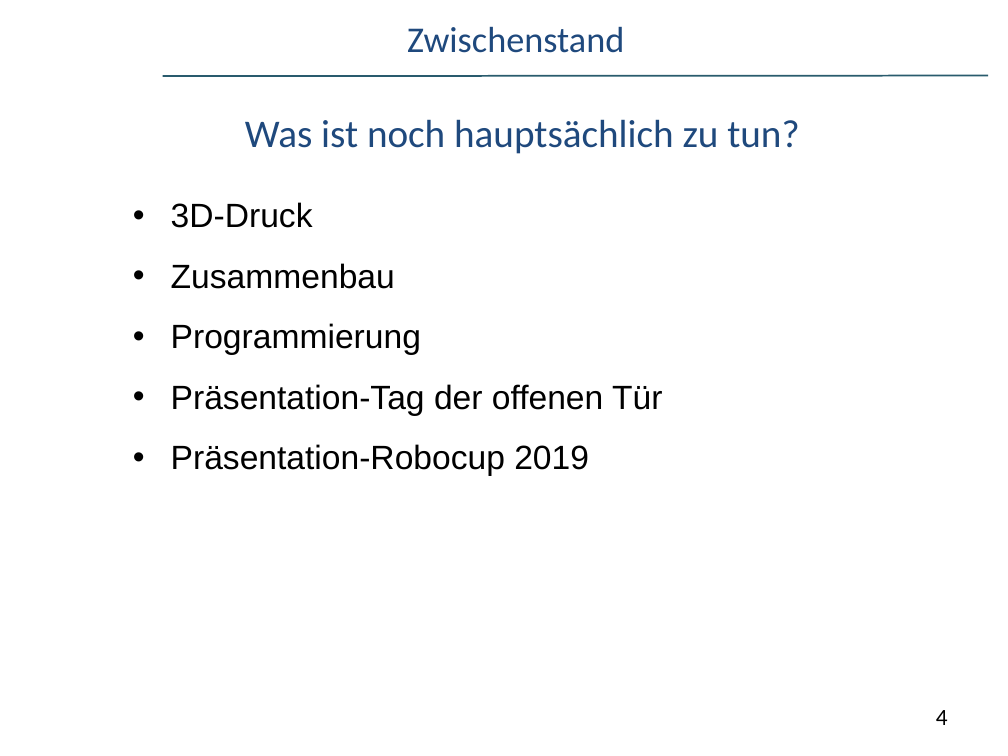
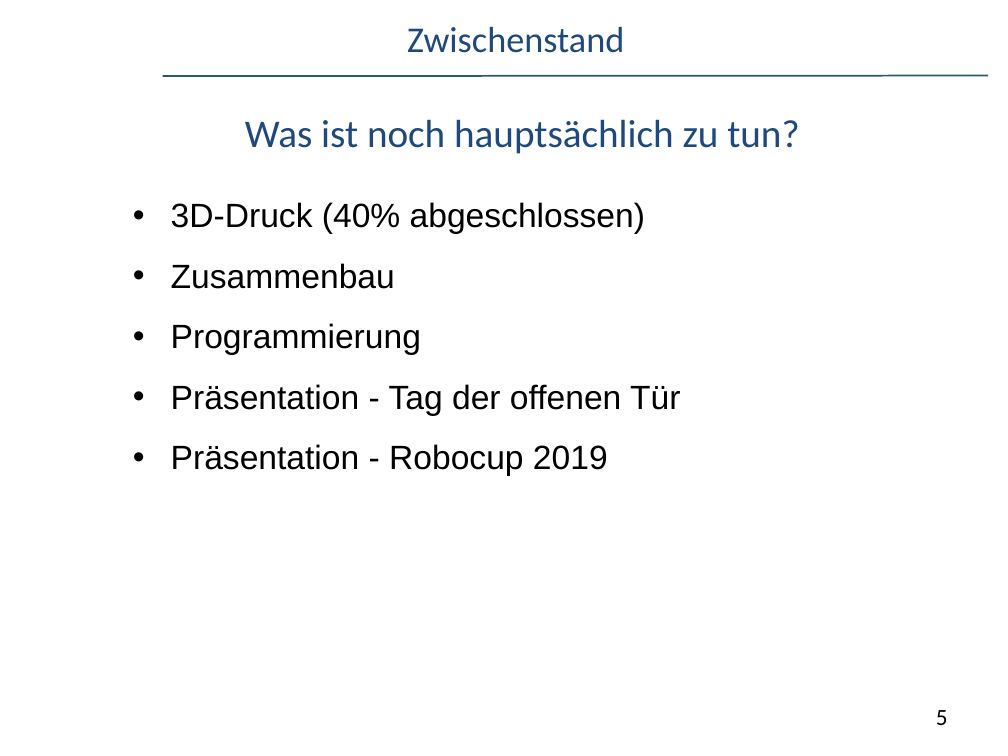
Before and after one commit to schire140195/Humanoid-Robot, a slide deck: slide 5 of Zwischenpräsentation.ppt (slide 4 before the commit). Drawn at 1008x756 pixels with LibreOffice and Linux fonts; fonts in the diff are those of the drawing; background and template pictures are left out. Boxes give left, top, right and bottom in pixels: in the first picture for what was removed or moved away, otherwise in the second. Text is boxed around its words. In the diff, an @@ line names an element or a change of style, - is before the commit and + after.

```diff
--- a/Zwischenpräsentation.ppt
+++ b/Zwischenpräsentation.ppt
@@ text at <box>171,202,645,234</box>: text changed @@
-• 3D-Druck
+• 3D-Druck (40% abgeschlossen)
@@ text at <box>171,384,680,476</box>: spaces changed @@
-• Präsentation-Tag der offenen Tür
-• Präsentation-Robocup 2019
+• Präsentation - Tag der offenen Tür
+• Präsentation - Robocup 2019
@@ page number at <box>936,710,948,725</box>: text changed @@
-4
+5
```
Also in this commit, not shown: 1 other slide changed, 1 slide added.
